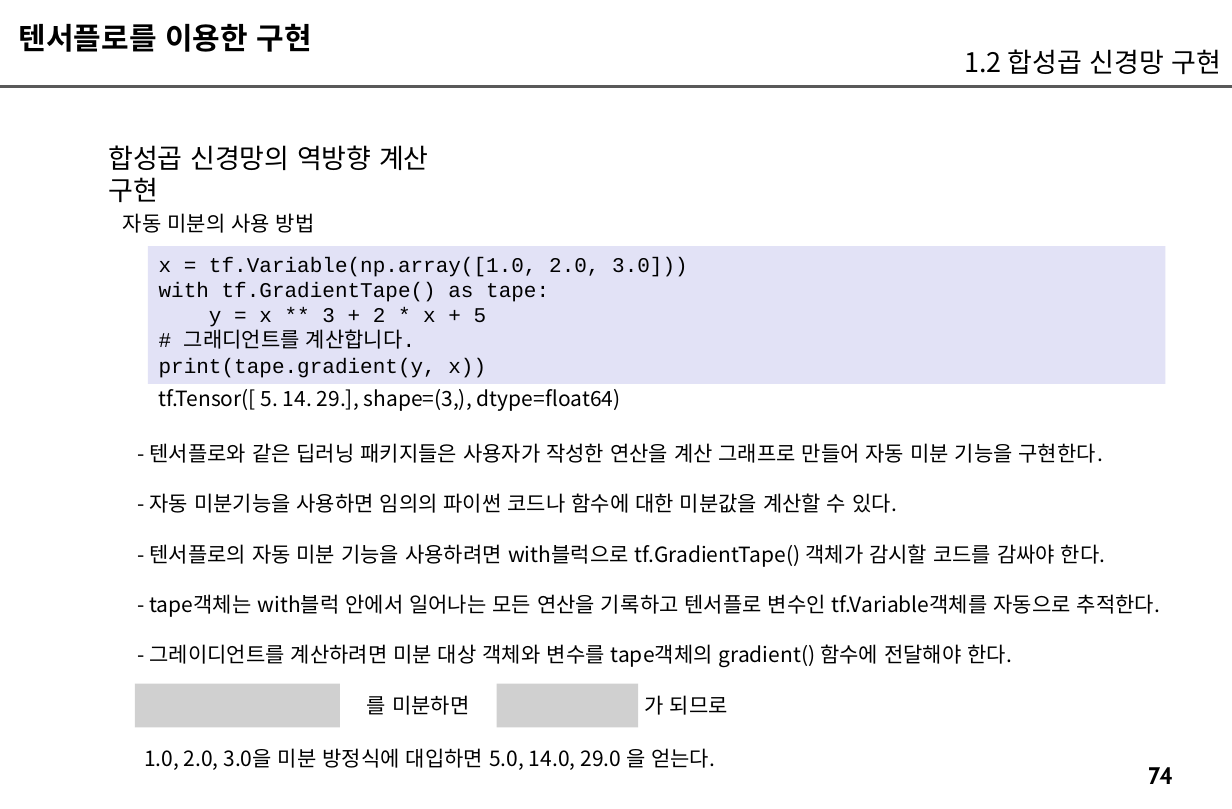
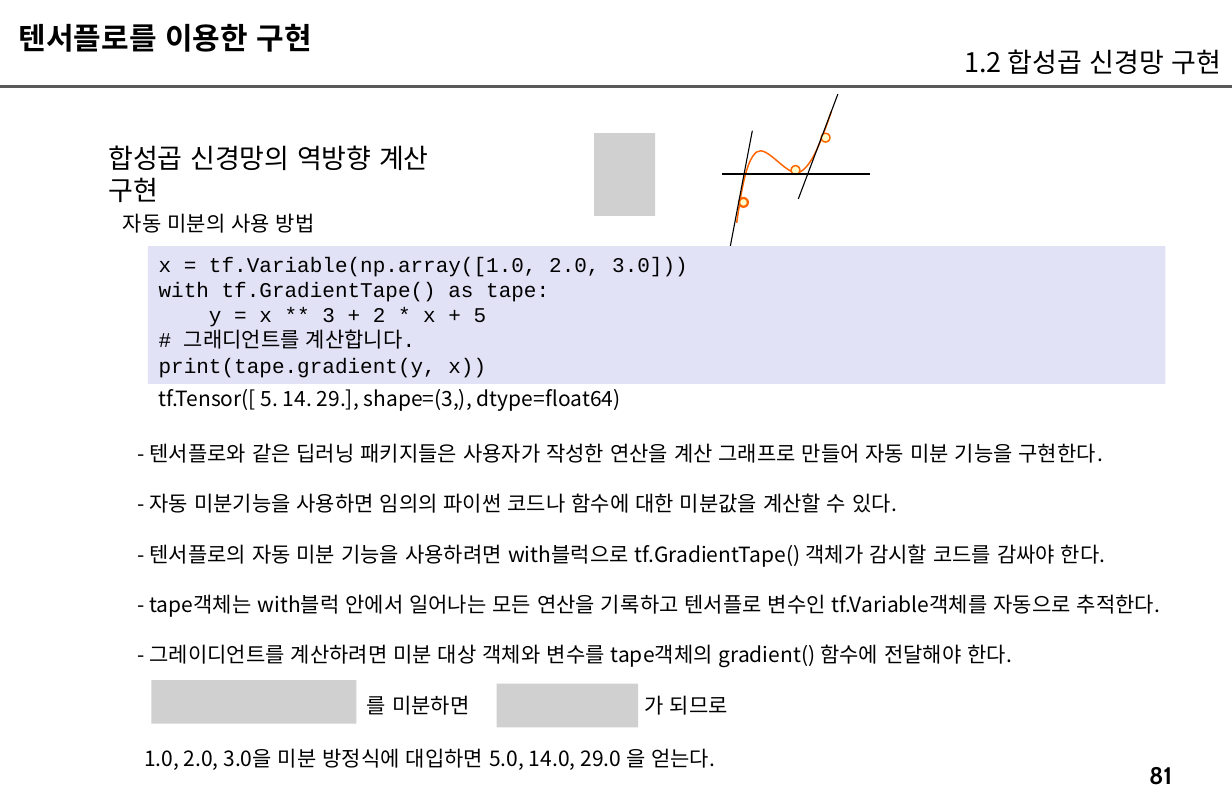
Before and after one commit to imguru-mooc/AI_CNN, a slide deck: slide 81 of CNN_판서.pptx (slide 74 before the commit). Drawn at 1232x809 pixels with LibreOffice and Linux fonts; fonts in the diff are those of the drawing; grey boxes stand for pictures. Boxes give left, top, right and bottom in pixels: in the first picture for what was removed or moved away, otherwise in the second. Text is boxed around its words. In the diff, an @@ line names an element or a change of style, - is before the commit and + after.

```diff
--- a/CNN_판서.pptx
+++ b/CNN_판서.pptx
@@ freeform shape added at (x1=737, y1=111, x2=832, y2=223), outline #FF6600 1 pt @@
@@ line added from (838, 94) to (798, 200), #000000 0.75 pt @@
@@ picture added at (x1=594, y1=133, x2=656, y2=216) @@
@@ line added from (752, 131) to (730, 246), #000000 0.75 pt @@
@@ ellipse added at (x1=821, y1=134, x2=830, y2=142), fill #FFFFCC, outline #FF6600 1 pt @@
@@ line added from (871, 174) to (722, 174), #000000 0.75 pt @@
@@ ellipse added at (x1=791, y1=166, x2=799, y2=175), fill #FFFFCC, outline #FF6600 1 pt @@
@@ ellipse added at (x1=739, y1=199, x2=748, y2=207), fill #FFFFCC, outline #FF6600 1.5 pt @@
@@ picture moved from (x1=135, y1=684, x2=340, y2=727) to (x1=151, y1=681, x2=356, y2=724) @@
@@ page number at (x1=1149, y1=767, x2=1172, y2=785): text changed @@
-74
+81
```
Also in this commit, not shown: 38 other slides changed, 98 slides added, 2 slides removed, 2 other files.
